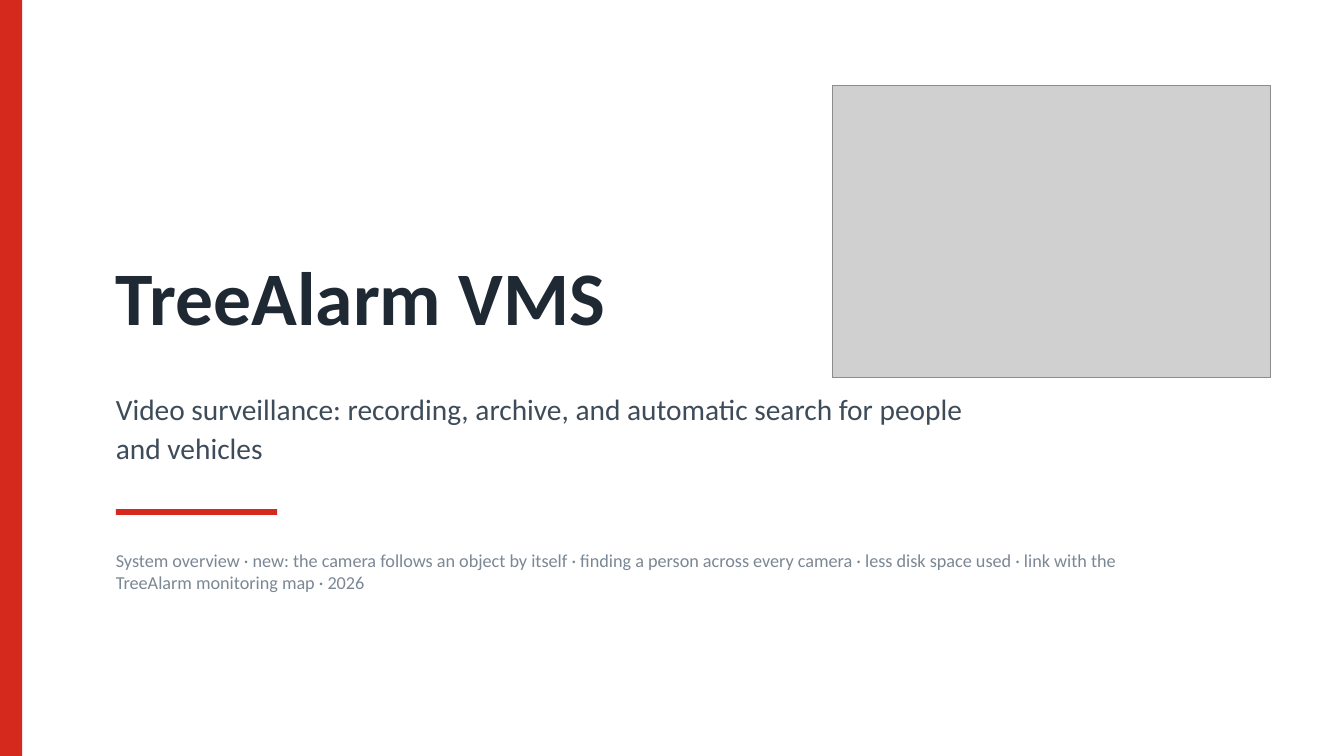
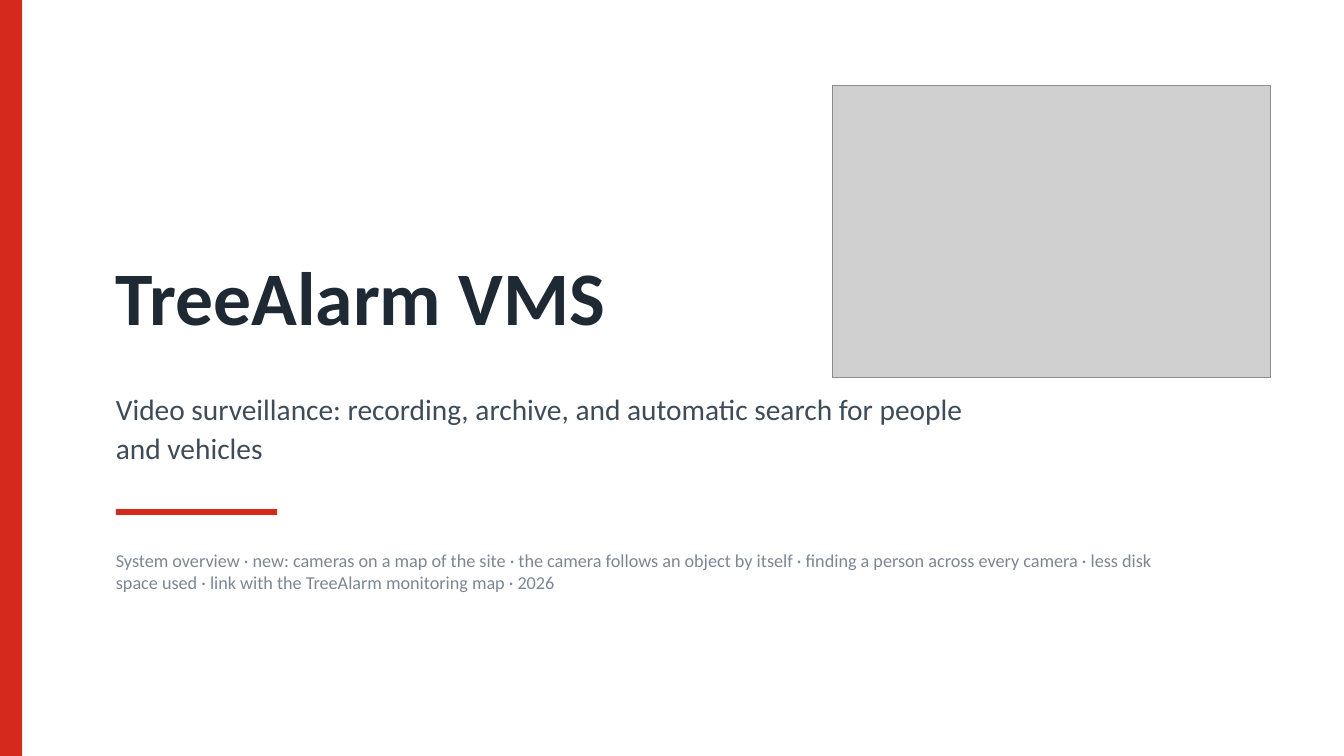
Before and after one commit to treealarm/ta_vms, a slide deck: slide 1 of docs/TreeAlarm-VMS-2026-en.pptx. Drawn at 1344x756 pixels with LibreOffice and Linux fonts; fonts in the diff are those of the drawing; grey boxes stand for pictures. Boxes give left, top, right and bottom in pixels: in the first picture for what was removed or moved away, otherwise in the second. Text is boxed around its words. In the diff, an @@ line names an element or a change of style, - is before the commit and + after.

```diff
--- a/docs/TreeAlarm-VMS-2026-en.pptx
+++ b/docs/TreeAlarm-VMS-2026-en.pptx
@@ text at (116, 554, 1151, 592): text changed @@
-System overview · new: the camera follows an object by itself · finding a person across every camera · less disk space used · link with the TreeAlarm monitoring map · 2026
+System overview · new: cameras on a map of the site · the camera follows an object by itself · finding a person across every camera · less disk space used · link with the TreeAlarm monitoring map · 2026
```
Also in this commit, not shown: 25 other slides changed, 2 slides added, 3 other files.
